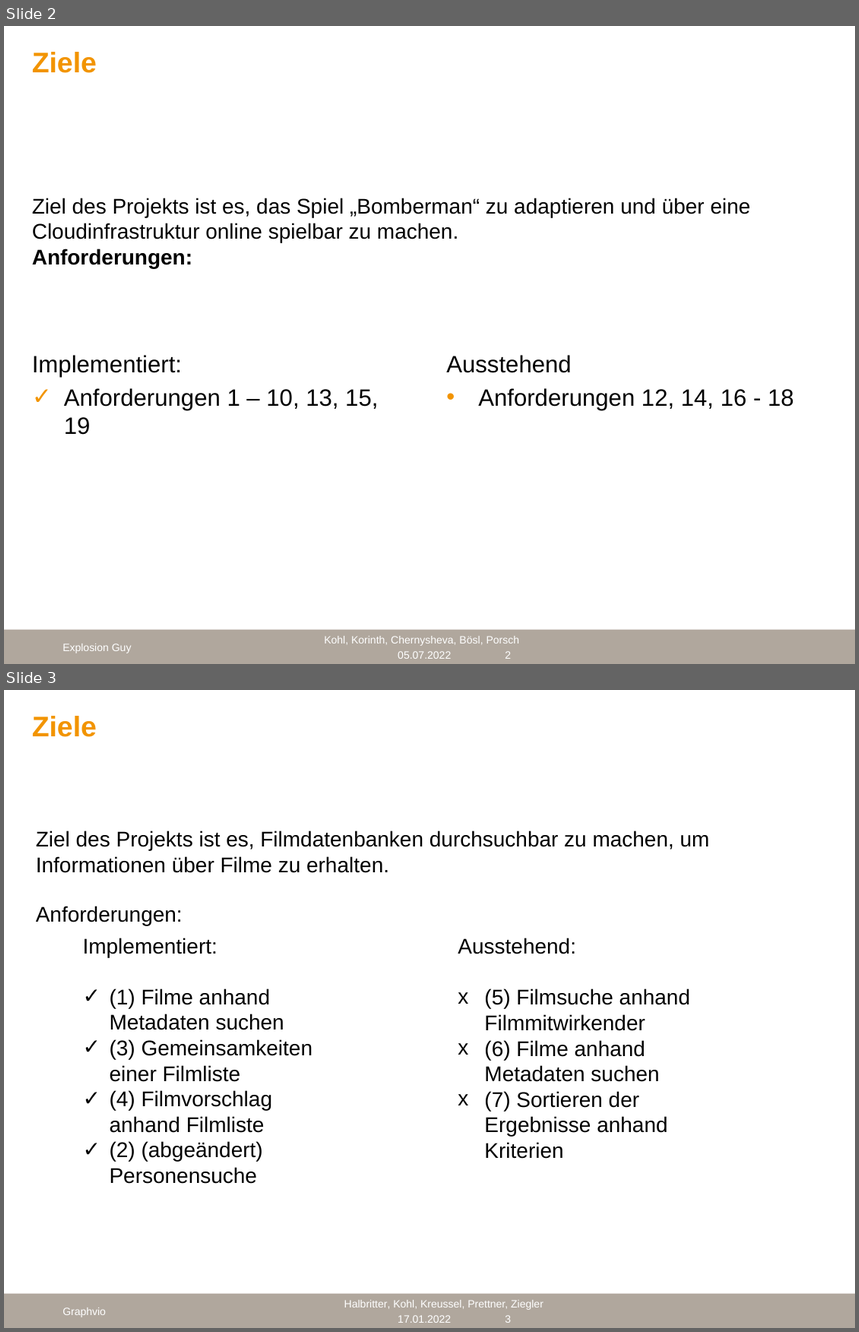
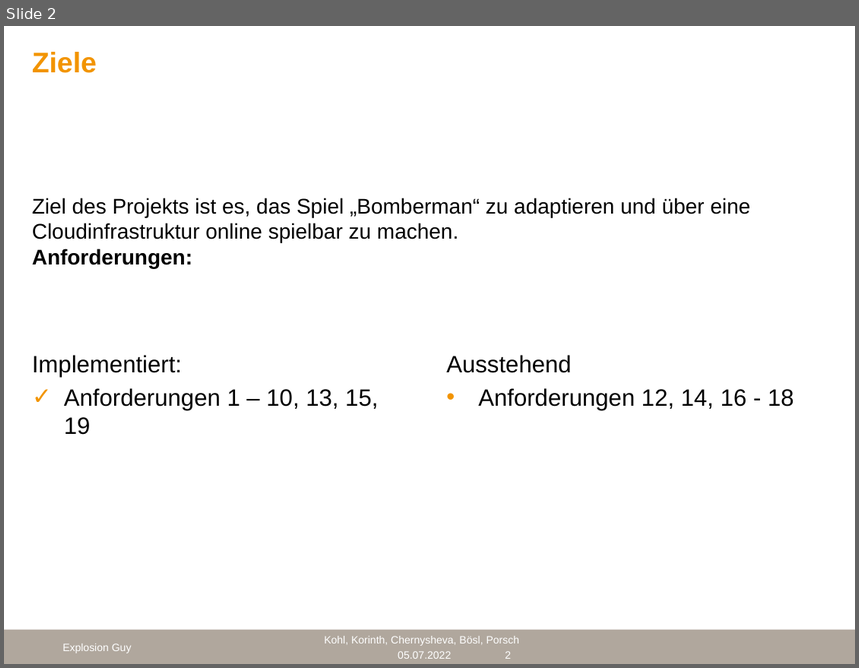
Before and after one commit to cyberlytics/ExplosionGuy, a slide deck: doc/Präsentation/Abschlussprasentation.pptx. Shown one above the other, each under a label of ours: slides 2 and 3 before the commit, slide 2 after it. The pictures are 859x1332 and 859x668 pixels, drawn with LibreOffice and Linux fonts; fonts in the diff are those of the drawing; background and template pictures are left out. Boxes give left, top, right and bottom in pixels: in the first picture for what was removed or moved away, otherwise in the second. Text is boxed around its words. In the diff, an @@ line names an element or a change of style, - is before the commit and + after.

```diff
--- a/doc/Präsentation/Abschlussprasentation.pptx
+++ b/doc/Präsentation/Abschlussprasentation.pptx
@@ slide 3 removed at [4, 690, 855, 1328], background #FFFFFF; not listed: 1 template element that a slide beside it also shows @@
@@ title removed at [32, 716, 97, 737] @@
-Ziele
@@ text removed at [36, 831, 710, 873] @@
-Ziel des Projekts ist es, Filmdatenbanken durchsuchbar zu machen, um Informationen über Filme zu erhalten.
@@ text removed at [36, 906, 183, 926] @@
-Anforderungen:
@@ text removed at [83, 938, 313, 1184] @@
-Implementiert:
-✓ (1) Filme anhand Metadaten suchen
-✓ (3) Gemeinsamkeiten einer Filmliste
-✓ (4) Filmvorschlag anhand Filmliste
-✓ (2) (abgeändert) Personensuche
@@ text removed at [458, 938, 690, 1159] @@
-Ausstehend:
-x (5) Filmsuche anhand Filmmitwirkender
-x (6) Filme anhand Metadaten suchen
-x (7) Sortieren der Ergebnisse anhand Kriterien
@@ text removed at [344, 1300, 544, 1310] @@
-Halbritter, Kohl, Kreussel, Prettner, Ziegler
@@ text removed at [63, 1308, 106, 1318] @@
-Graphvio
@@ text removed at [398, 1315, 451, 1323] @@
-17.01.2022
@@ page number removed at [505, 1315, 511, 1323] @@
-3
```
Also in this commit, not shown: 1 slide changed, 4 slides added, 4 other slides removed.
